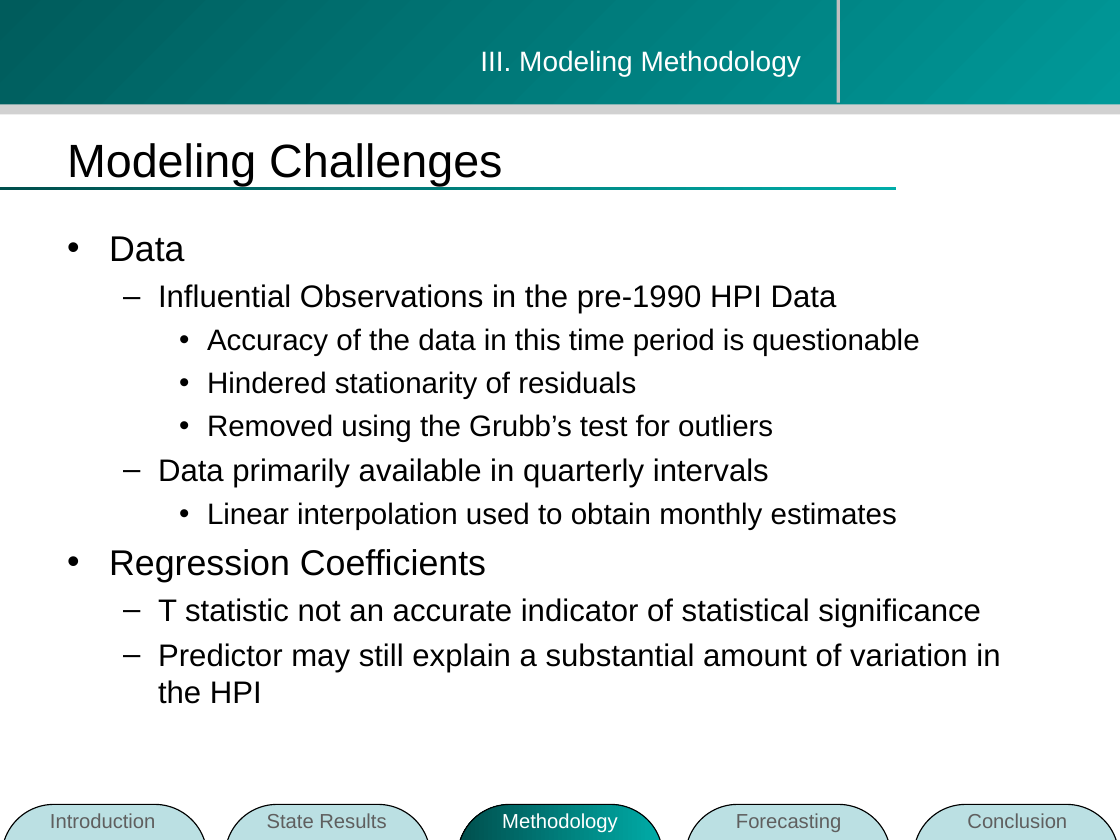
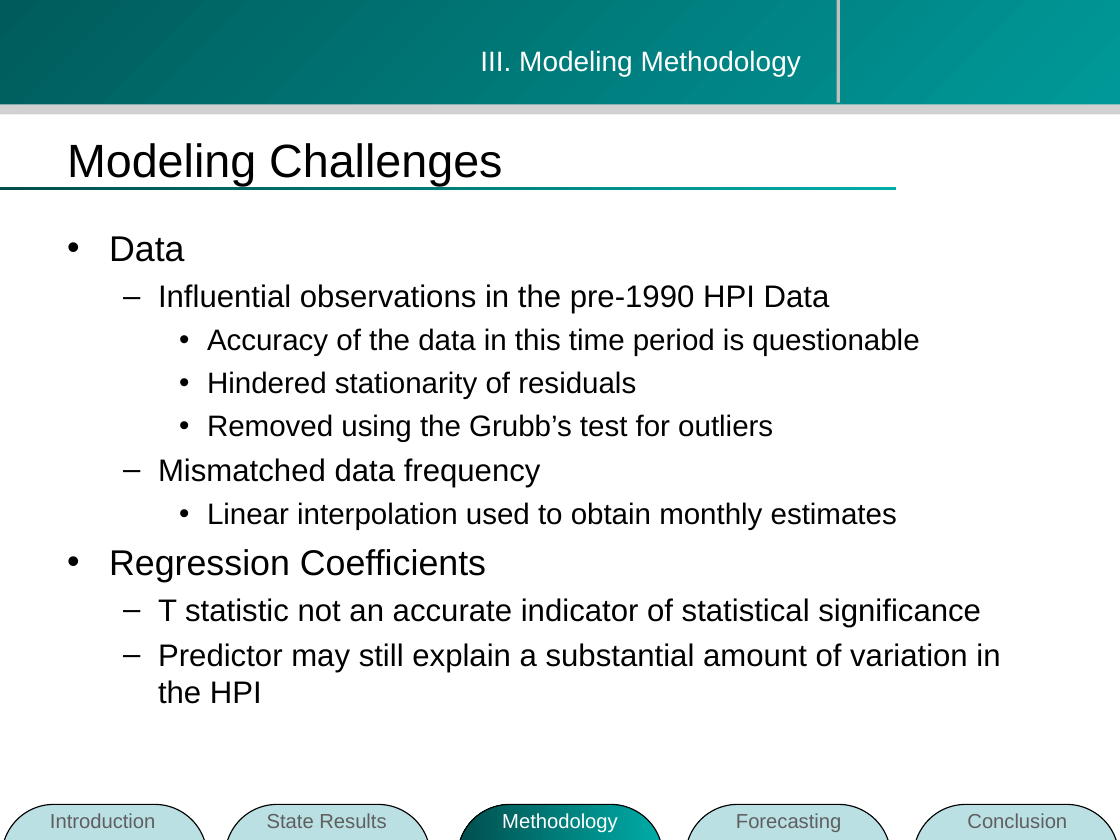
Before and after one commit to zhouzhenghui/svnrepository, a slide deck: slide 21 of SVNRepository/Presentation/M.Eng Final Presentation-take2.ppt. Drawn at 1120x840 pixels with LibreOffice and Linux fonts; fonts in the diff are those of the drawing; background and template pictures are left out. Boxes give left, top, right and bottom in pixels: in the first picture for what was removed or moved away, otherwise in the second. Text is boxed around its words. In the diff, an @@ line names an element or a change of style, - is before the commit and + after.

```diff
--- a/SVNRepository/Presentation/M.Eng Final Presentation-take2.ppt
+++ b/SVNRepository/Presentation/M.Eng Final Presentation-take2.ppt
@@ text at [158, 284, 830, 314]: text changed @@
-  – Influential Observations in the pre-1990 HPI Data
+  – Influential observations in the pre-1990 HPI Data
@@ text at [158, 458, 541, 487]: text changed @@
-  – Data primarily available in quarterly intervals
+  – Mismatched data frequency
```
Also in this commit, not shown: 9 other slides changed, 3 slides added, 1 slide removed.
